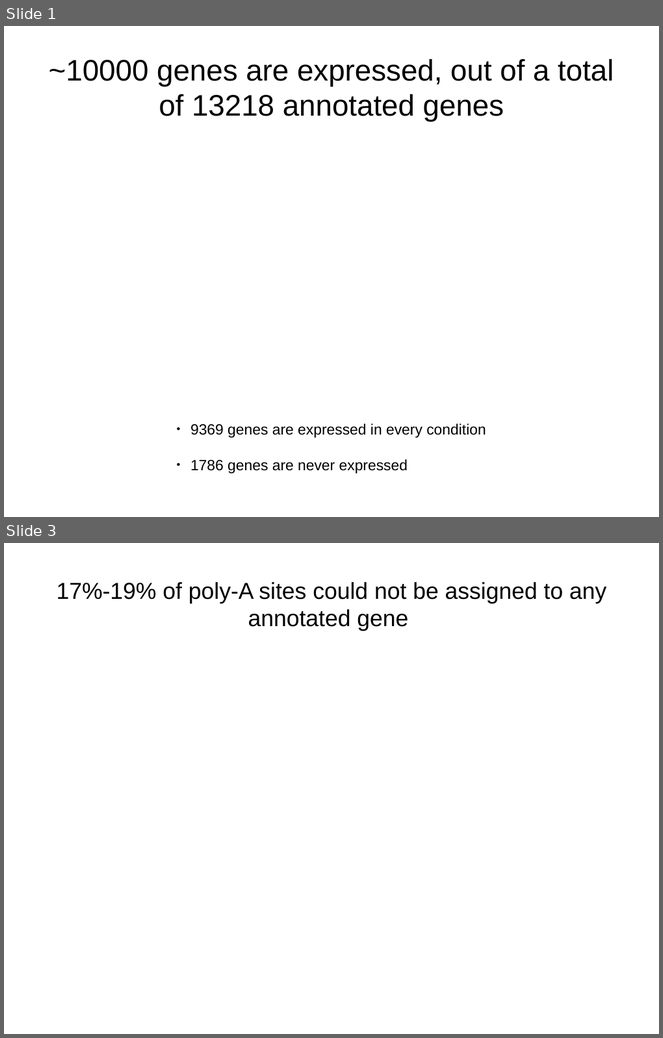
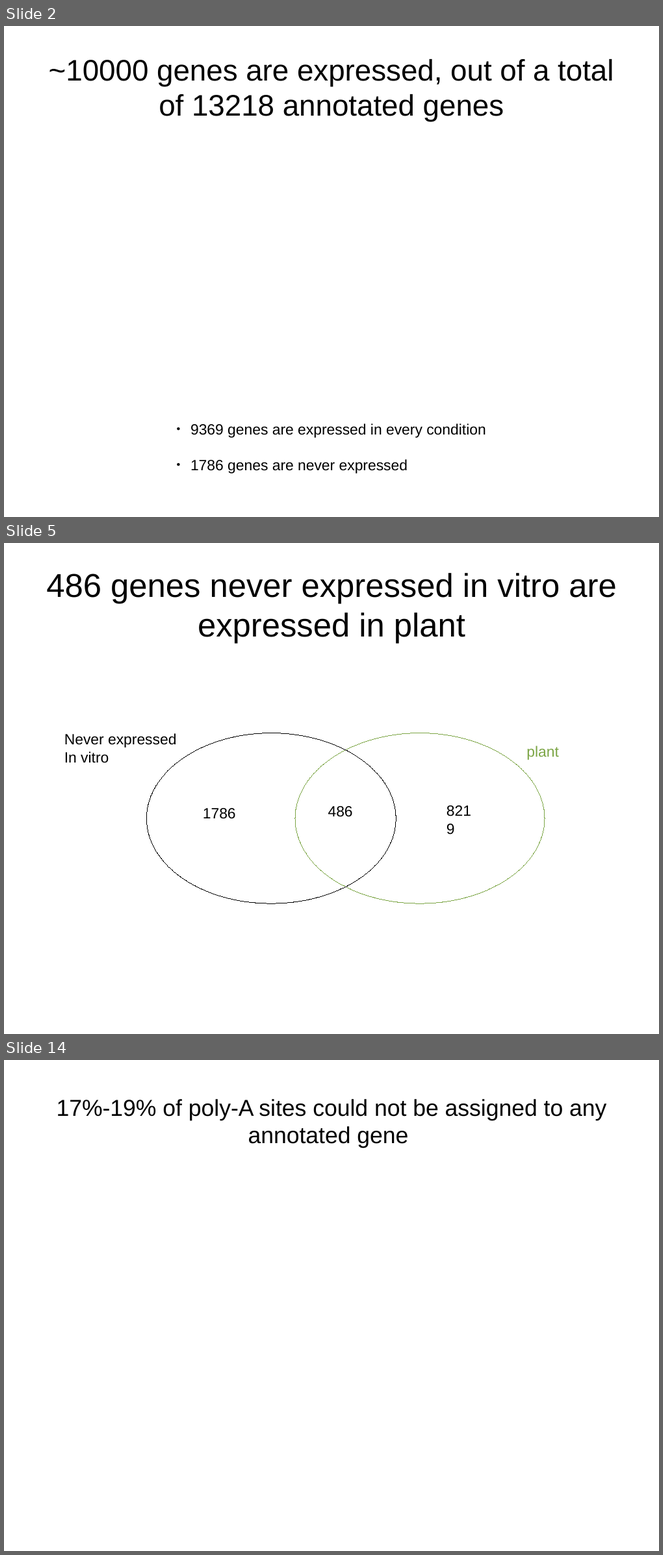
Before and after one commit to wilkinsonlab/m-oryzae-polya, a slide deck: oryzae_data.odp. Shown one above the other, each under a label of ours: slides 1 and 3 before the commit, slides 2, 5 and 14 after it; the slides between them are not shown. The pictures are 663x1038 and 663x1555 pixels, drawn with LibreOffice and Linux fonts; fonts in the diff are those of the drawing. Boxes give left, top, right and bottom in pixels: in the first picture for what was removed or moved away, otherwise in the second. Text is boxed around its words. In the diff, an @@ line names an element or a change of style, - is before the commit and + after.

```diff
--- a/oryzae_data.odp
+++ b/oryzae_data.odp
@@ slide 5 added at (4,543,659,1034), background #FFFFFF @@
@@ title added at (46,573,616,643), 40 pt, text #000000 @@
+486 genes never expressed in vitro are expressed in plant
@@ text added at (64,733,176,763), 18 pt, text #000000 @@
+Never expressed
+In vitro
@@ ellipse added at (147,733,397,904), outline #000000 0 pt @@
@@ ellipse added at (295,733,545,904), outline #7DA647 0 pt @@
@@ text added at (527,746,559,760), 18 pt, text #7DA647 @@
+plant
@@ text added at (203,808,236,819), 18 pt, text #000000 @@
+1786
@@ text added at (328,806,353,817), 18 pt, text #000000 @@
+486
@@ text added at (441,798,486,838), 18 pt, text #000000 @@
+8219
@@ what was slide 1 is now slide 2 @@
@@ what was slide 3 is now slide 14 @@
```
Also in this commit, not shown: 15 slides changed, 10 other slides added, 1 slide removed, 2 other files.
